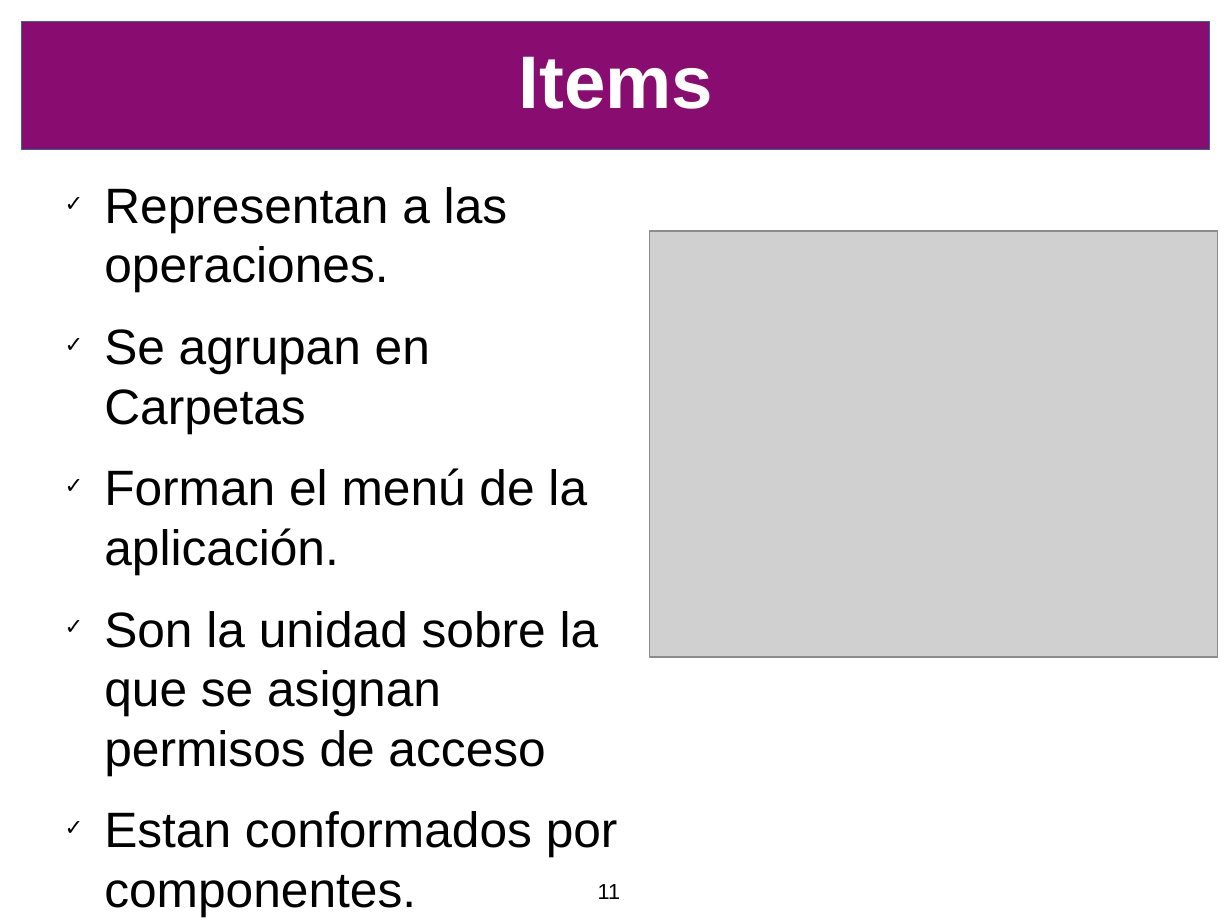
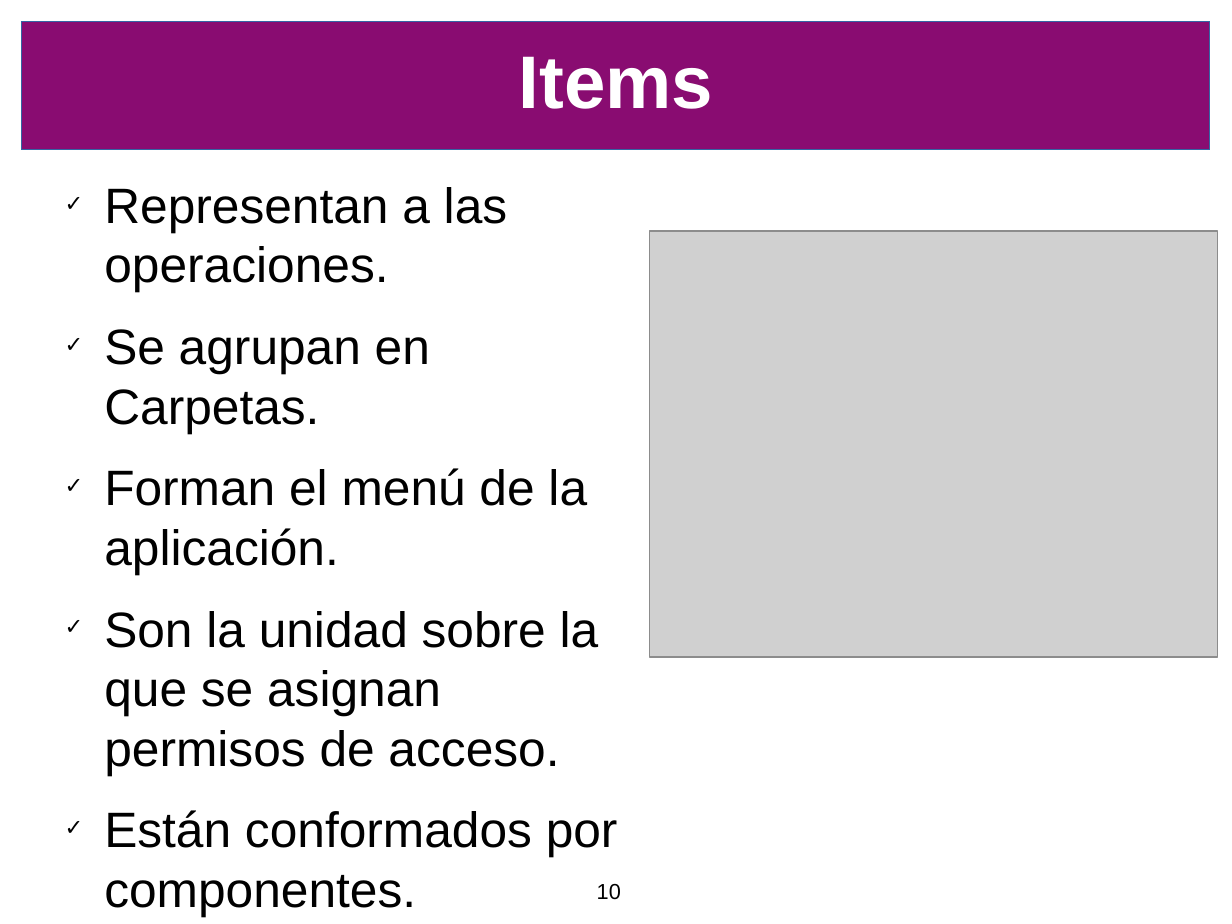
Before and after one commit to SIU-Toba/framework, a slide deck: slide 10 of doc/presentacion/CafeConf2006.odp (slide 11 before the commit). Drawn at 1232x924 pixels with LibreOffice and Linux fonts; fonts in the diff are those of the drawing; grey boxes stand for pictures; background and template pictures are left out. Boxes give left, top, right and bottom in pixels: in the first picture for what was removed or moved away, otherwise in the second. Text is boxed around its words. In the diff, an @@ line names an element or a change of style, - is before the commit and + after.

```diff
--- a/doc/presentacion/CafeConf2006.odp
+++ b/doc/presentacion/CafeConf2006.odp
@@ text at bbox=[104, 329, 430, 433]: text changed @@
-✓ Se agrupan en Carpetas
+✓ Se agrupan en Carpetas.
@@ text at bbox=[104, 611, 618, 857]: text changed @@
-✓ Son la unidad sobre la que se asignan permisos de acceso
-✓ Estan conformados por componentes.
+✓ Son la unidad sobre la que se asignan permisos de acceso.
+✓ Están conformados por componentes.
@@ page number at bbox=[597, 884, 621, 900]: text changed @@
-11
+10
```
Also in this commit, not shown: 13 other slides changed, 4 slides added, 1 slide removed, 2 other files.
